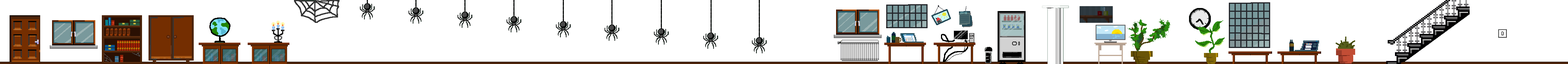
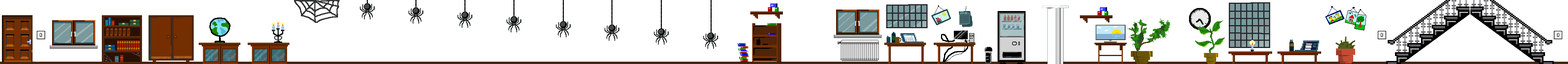
Revision of a layered w=1568, h=64 image; what changed, layer by layer:
removed layer "Pasted Layer #1" over bbox(1079, 6, 1113, 23)
showed "candle" over bbox(1249, 40, 1256, 52)
painted on "tiles" over bbox(1, 0, 1563, 64)
